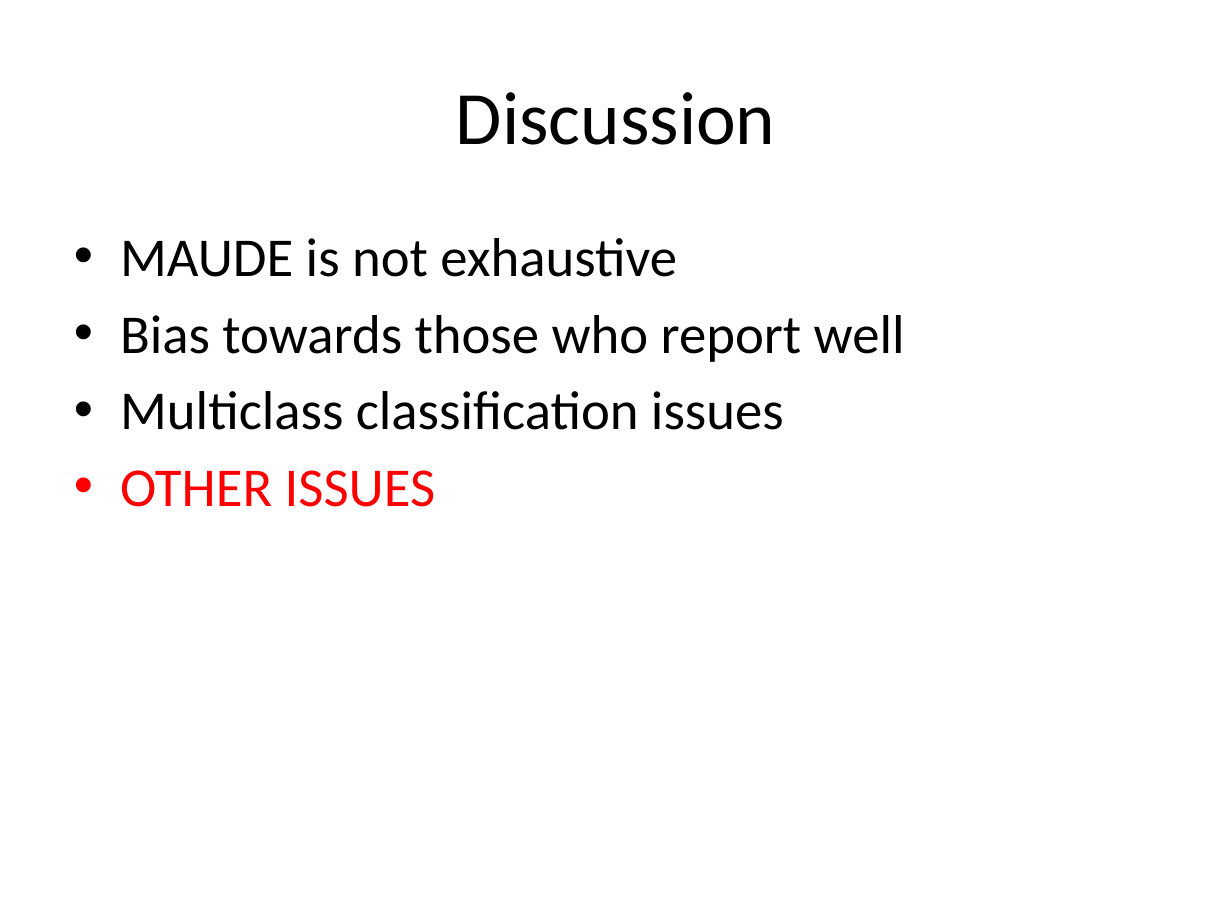
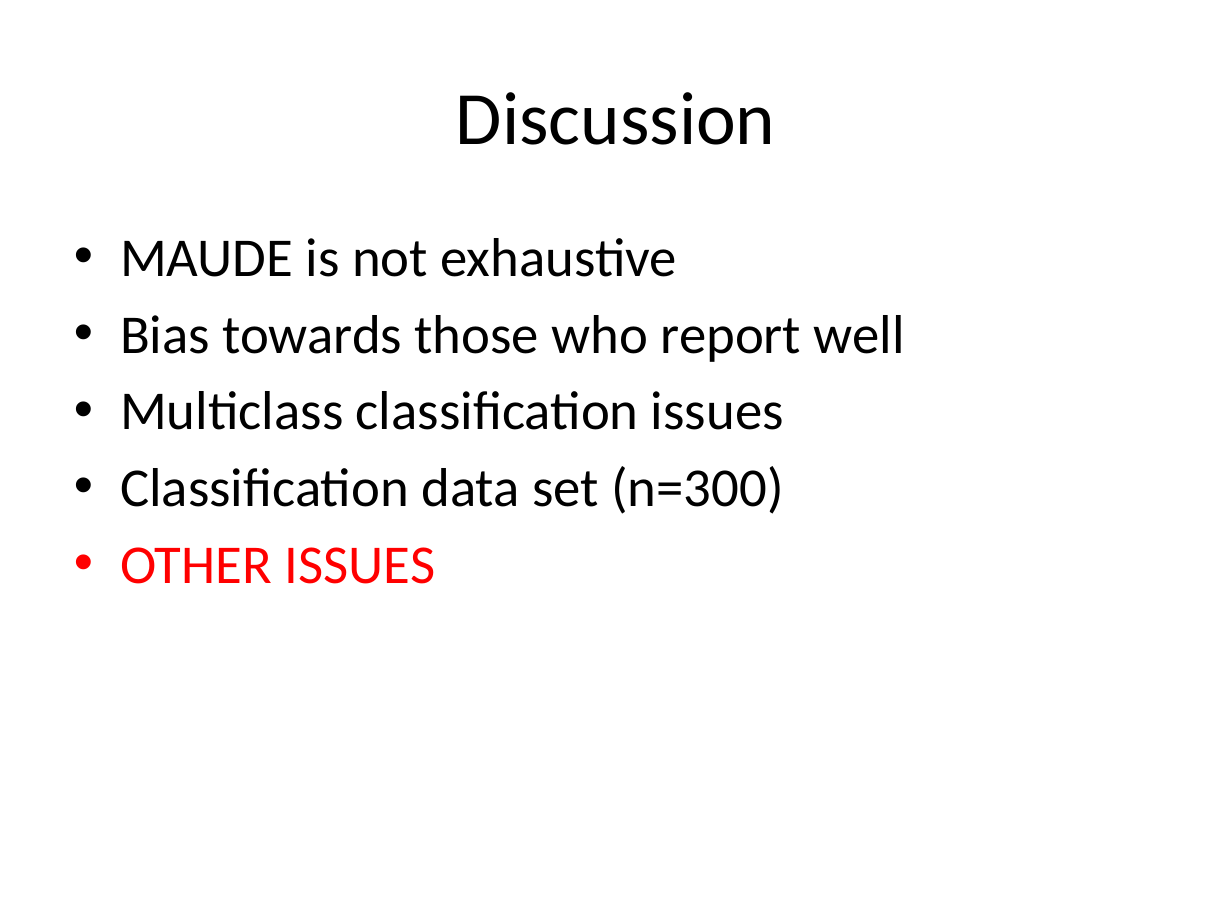
Before and after one commit to sdiemert/SENG_474_Project, a slide deck: slide 15 of presentation/presentation.pptx. Drawn at 1232x924 pixels with LibreOffice and Linux fonts; fonts in the diff are those of the drawing. Boxes give left, top, right and bottom in pixels: in the first picture for what was removed or moved away, otherwise in the second. Text is boxed around its words. In the diff, an @@ line names an element or a change of style, - is before the commit and + after.

```diff
--- a/presentation/presentation.pptx
+++ b/presentation/presentation.pptx
@@ text at (120,466,783,514): paragraph added @@
+• Classification data set (n=300)
```
Also in this commit, not shown: 1 other slide changed, 3 other files.
